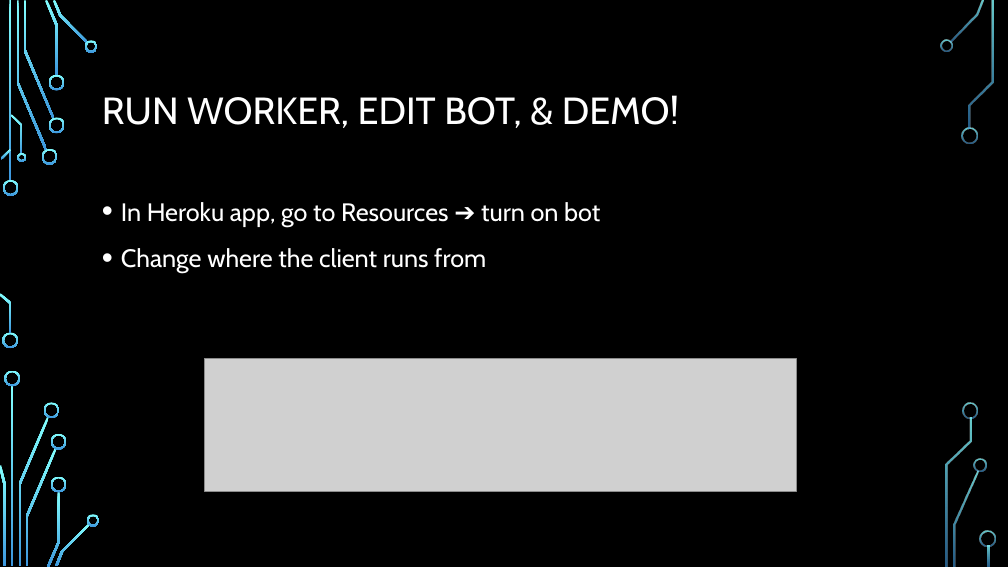
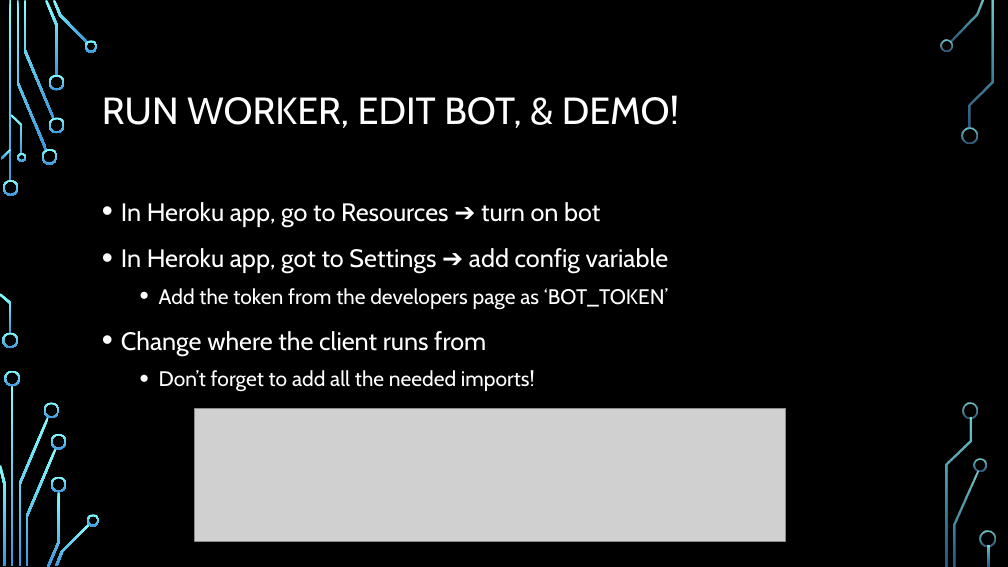
Before and after one commit to AustinLeligdon/exampleBot, a slide deck: slide 17 of discordPresentation.pptx. Drawn at 1008x567 pixels with LibreOffice and Linux fonts; fonts in the diff are those of the drawing; grey boxes stand for pictures; background and template pictures are left out. Boxes give left, top, right and bottom in pixels: in the first picture for what was removed or moved away, otherwise in the second. Text is boxed around its words. In the diff, an @@ line names an element or a change of style, - is before the commit and + after.

Commit message:
Update the presentation.

```diff
--- a/discordPresentation.pptx
+++ b/discordPresentation.pptx
@@ text at (121,248,669,310): paragraphs added @@
+• In Heroku app, got to Settings ➔ add config variable
+  • Add the token from the developers page as ‘BOT_TOKEN’
@@ text at (159,370,535,392): paragraph added @@
+  • Don’t forget to add all the needed imports!
@@ picture: place and size @@
-picture at (204,358,796,492)
+picture at (194,408,786,541)
```
Also in this commit, not shown: 1 slide added, 1 other file.
